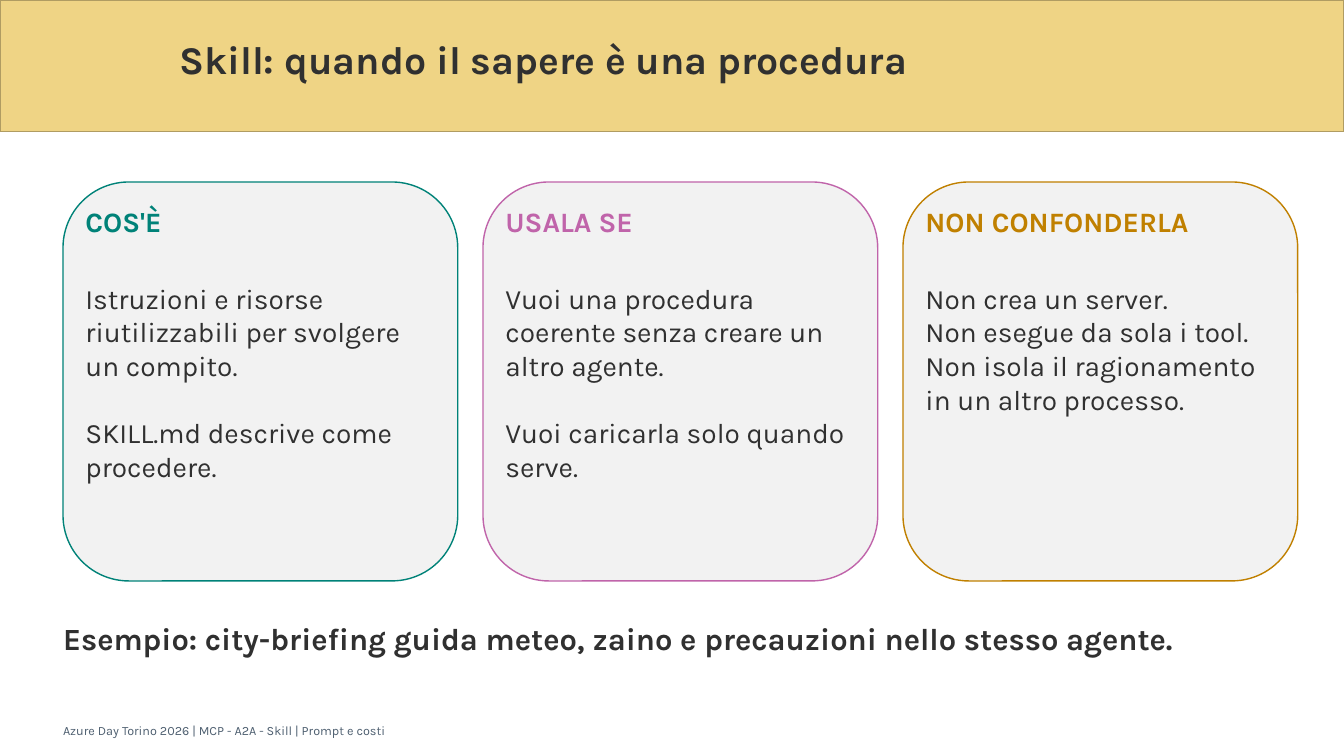
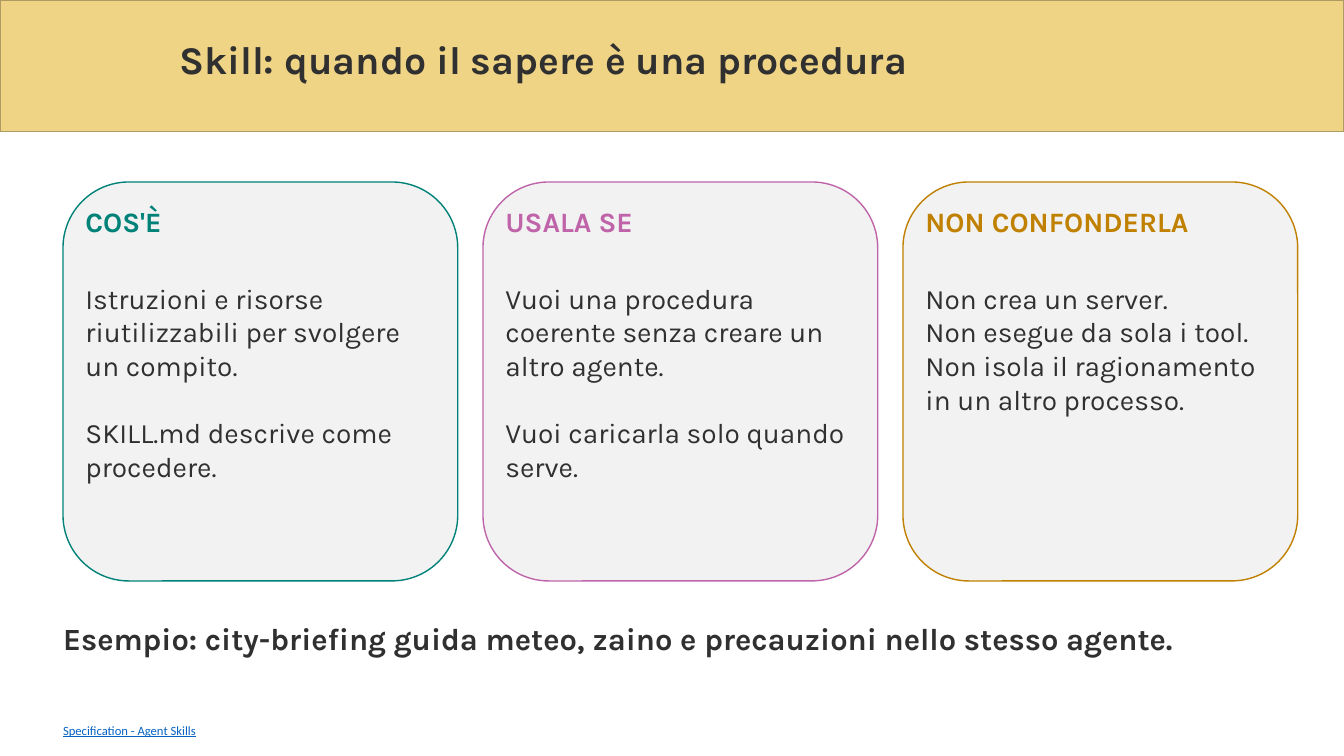
Before and after one commit to andreatosato/AzureDayTorino2026, a slide deck: slide 13 of presentazione/AIAzureDayTorino2026_1304496_Tosato.pptx (slide 14 before the commit). Drawn at 1344x756 pixels with LibreOffice and Linux fonts; fonts in the diff are those of the drawing; background and template pictures are left out. Boxes give left, top, right and bottom in pixels: in the first picture for what was removed or moved away, otherwise in the second. Text is boxed around its words. In the diff, an @@ line names an element or a change of style, - is before the commit and + after.

Commit message:
update slide

```diff
--- a/presentazione/AIAzureDayTorino2026_1304496_Tosato.pptx
+++ b/presentazione/AIAzureDayTorino2026_1304496_Tosato.pptx
@@ text at (63, 726, 196, 737): text changed; font Karla to Calibri; text colour #4E5F70 to #0563C1 @@
-Azure Day Torino 2026 | MCP - A2A - Skill | Prompt e costi
+Specification - Agent Skills
```
Also in this commit, not shown: 7 other slides changed, 1 slide added, 8 slides removed.
